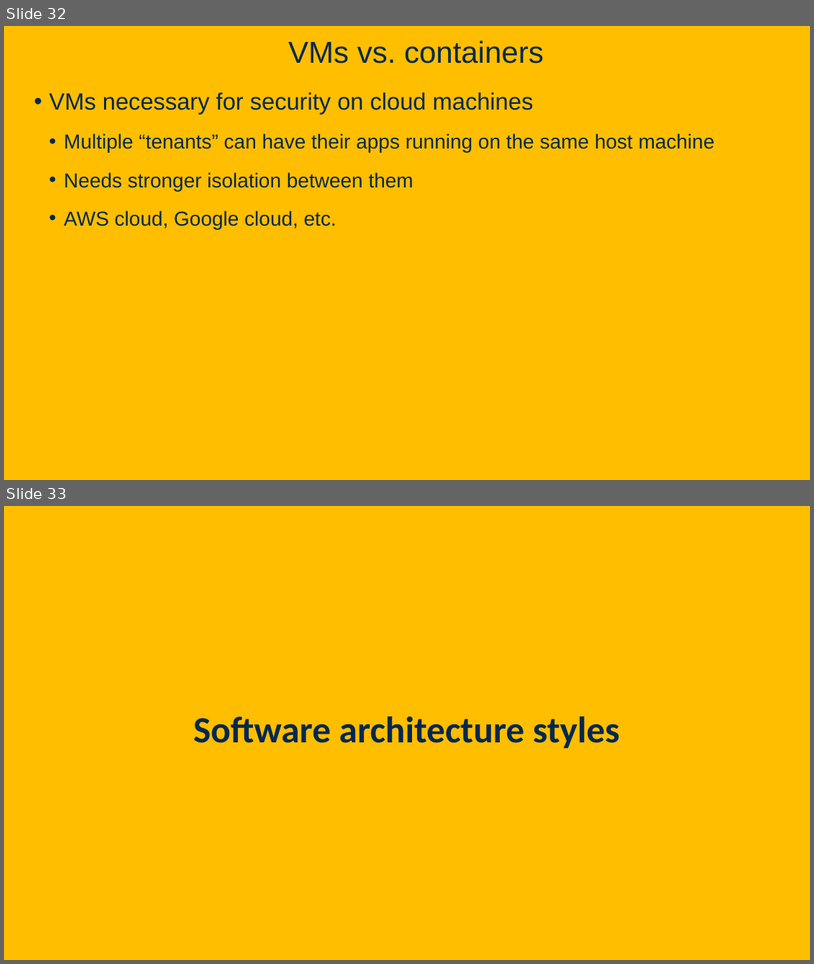
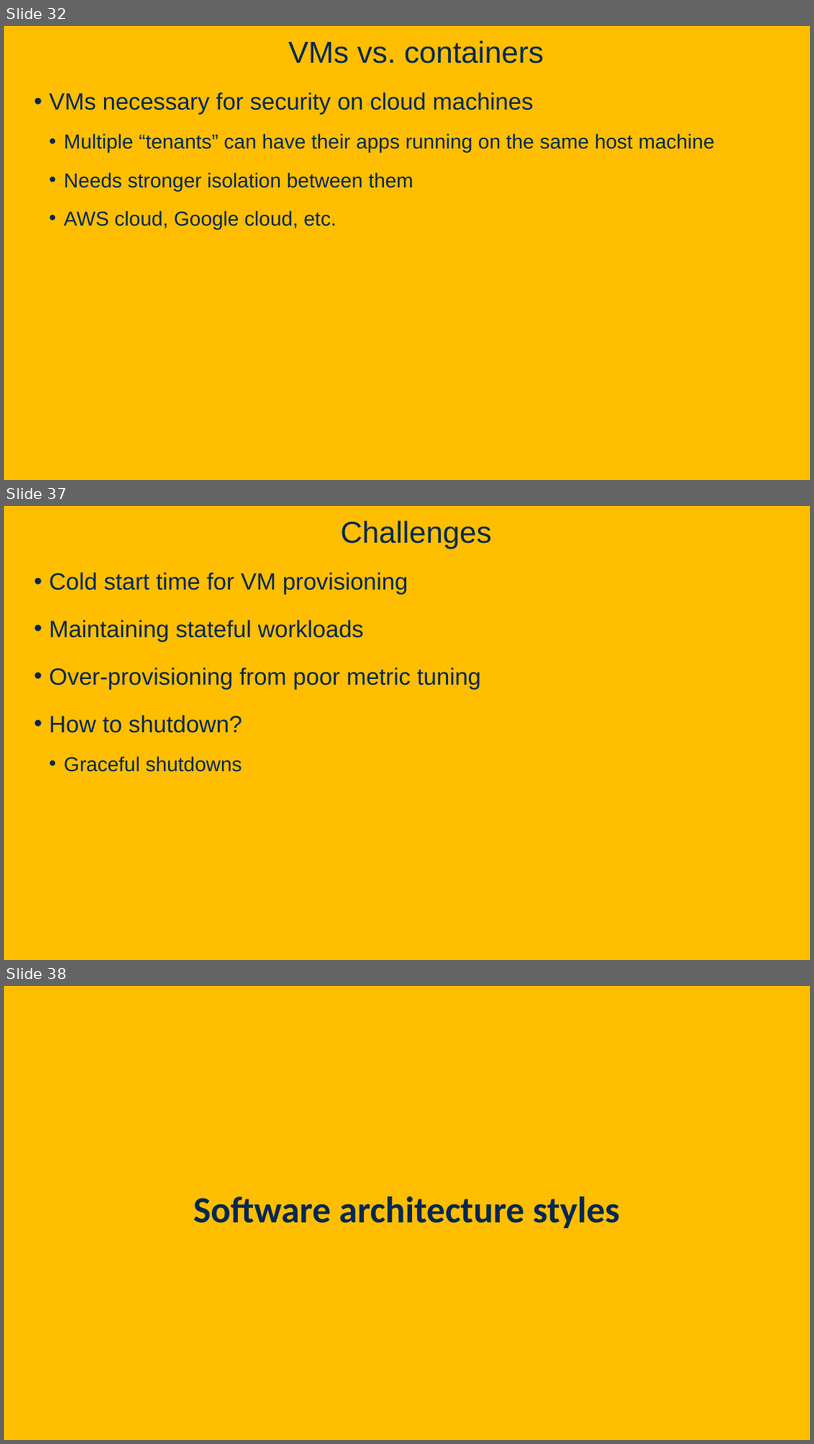
Before and after one commit to davsec-teaching/ecs160-f25, a slide deck: slides/6_software_architecture.pptx. Shown one above the other, each under a label of ours: slides 32 and 33 before the commit, slides 32, 37 and 38 after it; the slides between them are not shown. The pictures are 814x964 and 814x1444 pixels, drawn with LibreOffice and Linux fonts; fonts in the diff are those of the drawing; background and template pictures are left out. Boxes give left, top, right and bottom in pixels: in the first picture for what was removed or moved away, otherwise in the second. Text is boxed around its words. In the diff, an @@ line names an element or a change of style, - is before the commit and + after.

```diff
--- a/slides/6_software_architecture.pptx
+++ b/slides/6_software_architecture.pptx
@@ slide 37 added at bbox=[4, 506, 810, 960], background picture (left out) @@
@@ title added at bbox=[341, 520, 492, 548], 36 pt, text #022850 @@
+Challenges
@@ text added at bbox=[49, 572, 481, 772], 28 pt, text #022850 @@
+• Cold start time for VM provisioning
+• Maintaining stateful workloads
+• Over-provisioning from poor metric tuning
+• How to shutdown?
+  • Graceful shutdowns
@@ what was slide 33 is now slide 38 @@
```
Also in this commit, not shown: 13 slides changed, 4 other slides added, 1 other file.
